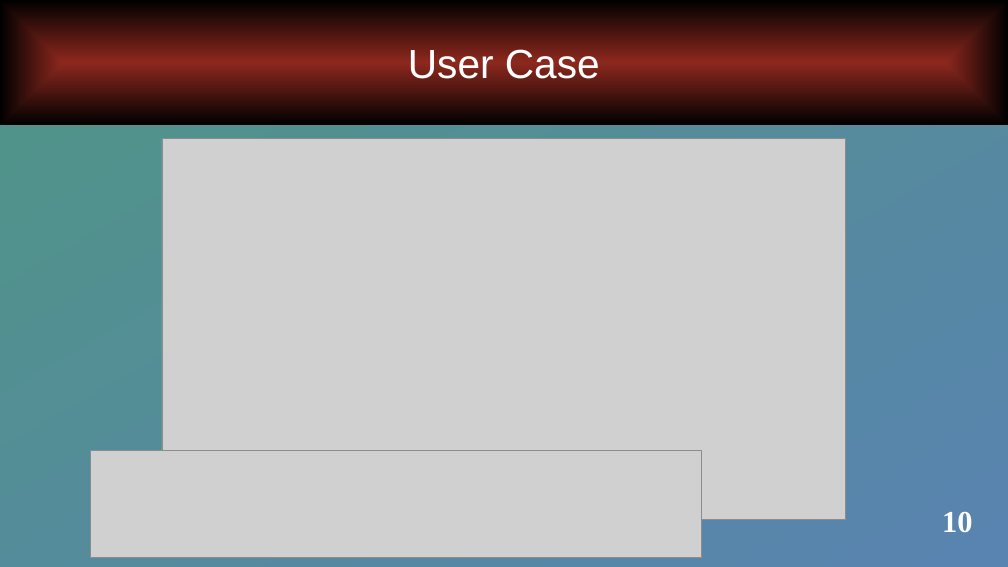
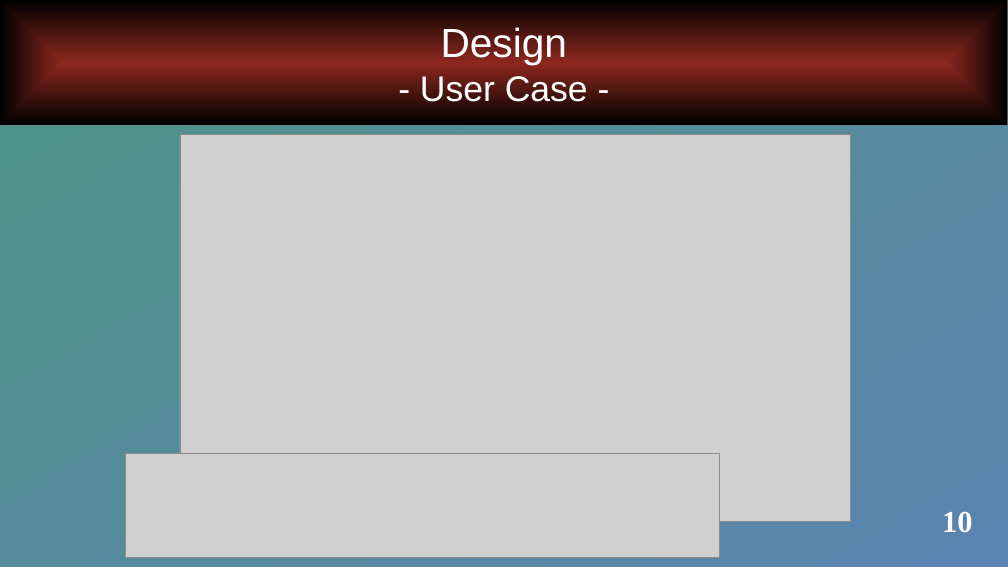
Before and after one commit to Arb4n/ADRAR-Repo-P3-2307, a slide deck: slide 10 of 230726OralProjetUMLMaquette/MeinProjekt_CDC.pptx. Drawn at 1008x567 pixels with LibreOffice and Linux fonts; fonts in the diff are those of the drawing; grey boxes stand for pictures. Boxes give left, top, right and bottom in pixels: in the first picture for what was removed or moved away, otherwise in the second. Text is boxed around its words. In the diff, an @@ line names an element or a change of style, - is before the commit and + after.

```diff
--- a/230726OralProjetUMLMaquette/MeinProjekt_CDC.pptx
+++ b/230726OralProjetUMLMaquette/MeinProjekt_CDC.pptx
@@ text in rectangle at [420, 25, 588, 108]: text changed; size 32 to 28 pt @@
-User Case
+Design
+- User Case -
@@ picture: place and size @@
-picture at [162, 138, 846, 520]
+picture at [180, 134, 852, 522]
@@ picture: place and size @@
-picture at [91, 450, 702, 558]
+picture at [126, 454, 721, 558]
```
Also in this commit, not shown: 9 other slides changed, 4 slides added, 3 slides removed, 1 other file.
